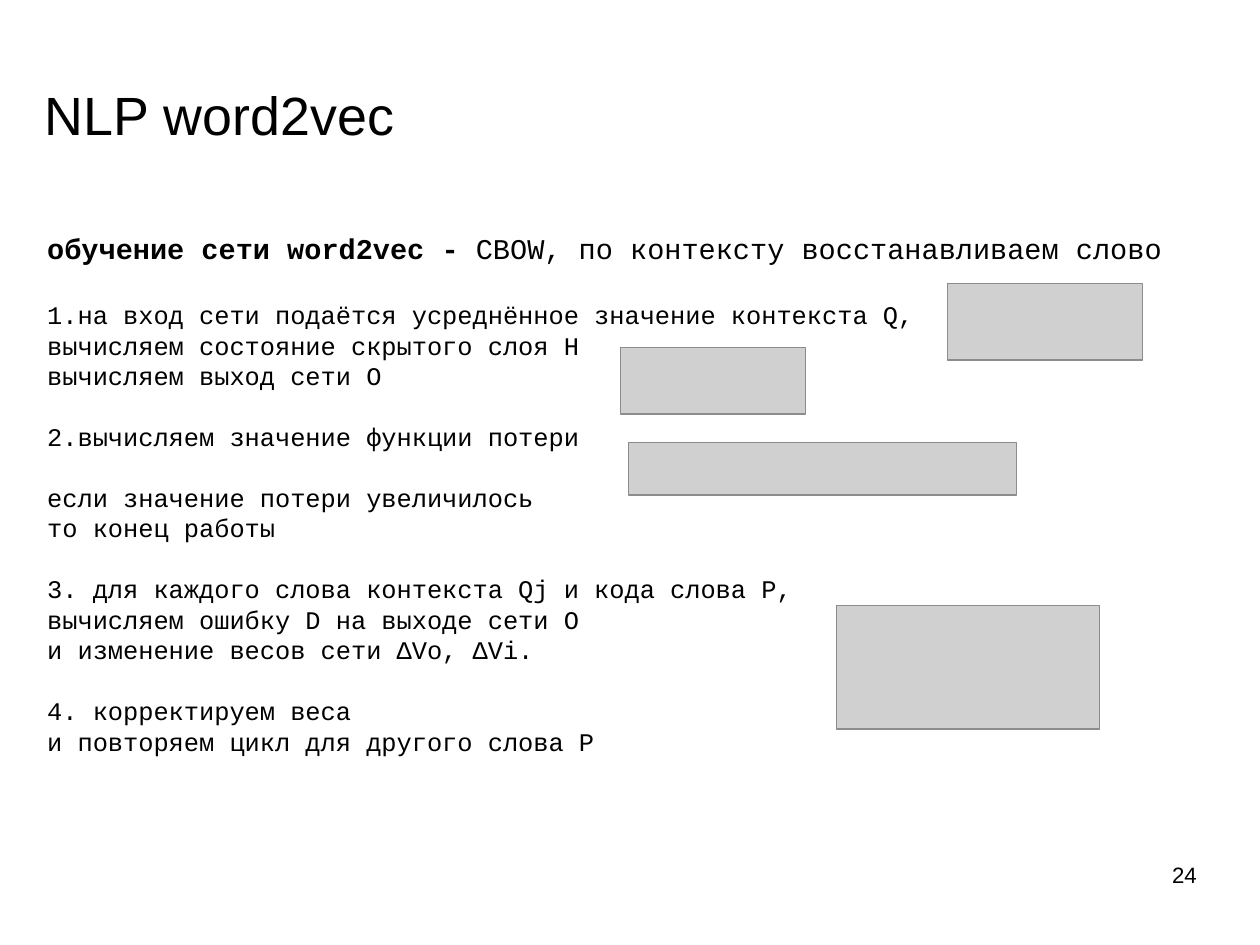
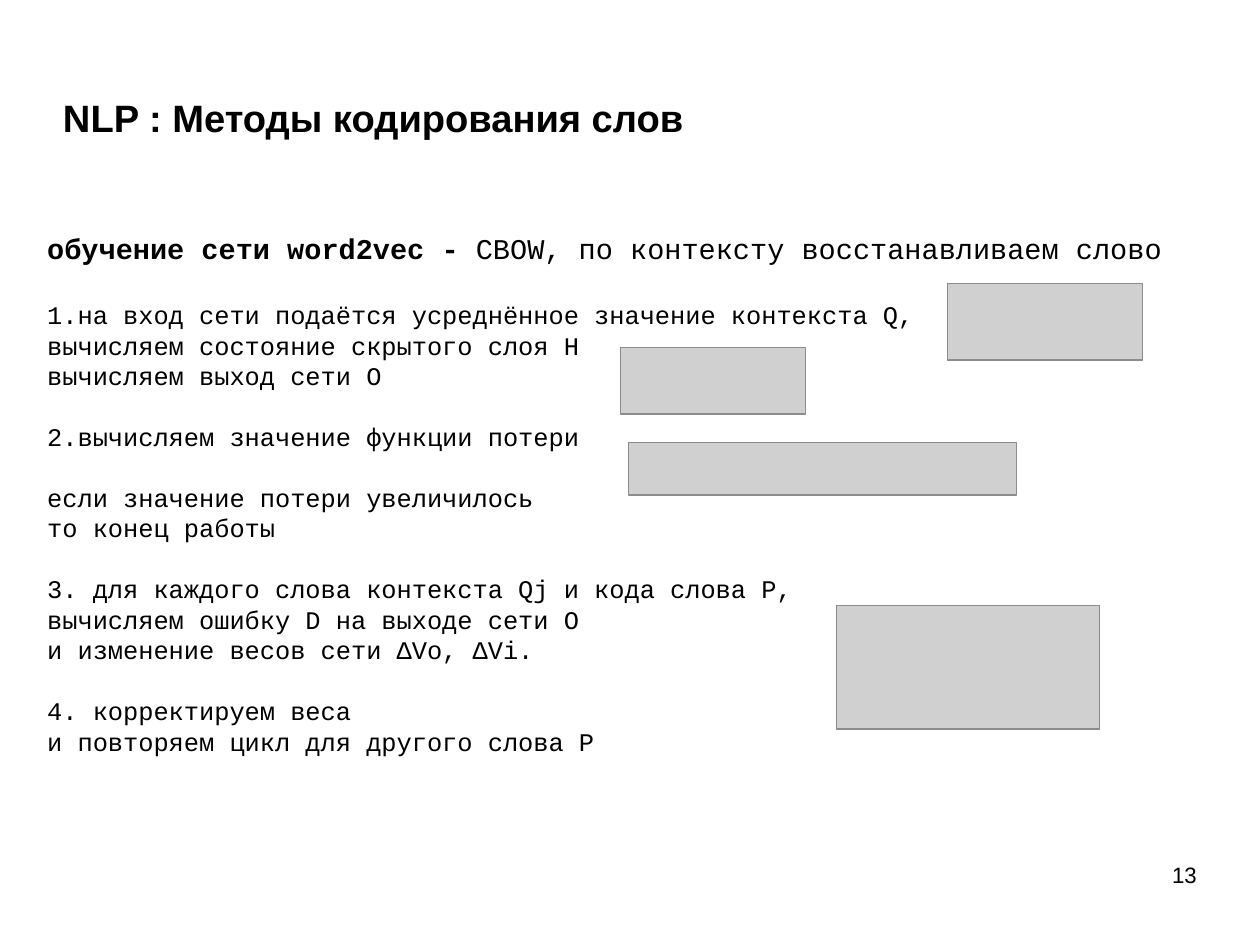
Before and after one commit to mechanoid5/ml_lectorium_legacy, a slide deck: slide 13 of 29-text-w2v.odp (slide 24 before the commit). Drawn at 1260x945 pixels with LibreOffice and Linux fonts; fonts in the diff are those of the drawing; grey boxes stand for pictures; background and template pictures are left out. Boxes give left, top, right and bottom in pixels: in the first picture for what was removed or moved away, otherwise in the second. Text is boxed around its words. In the diff, an @@ line names an element or a change of style, - is before the commit and + after.

```diff
--- a/29-text-w2v.odp
+++ b/29-text-w2v.odp
@@ title removed at box(45, 96, 394, 136) @@
-NLP word2vec
@@ title added at box(63, 105, 684, 140), 24 pt, text #000000, bold @@
+NLP : Методы кодирования слов
@@ page number at box(1172, 867, 1197, 884): text changed @@
-24
+13
```
Also in this commit, not shown: 13 other slides changed, 3 slides added, 14 slides removed, 7 other files.
